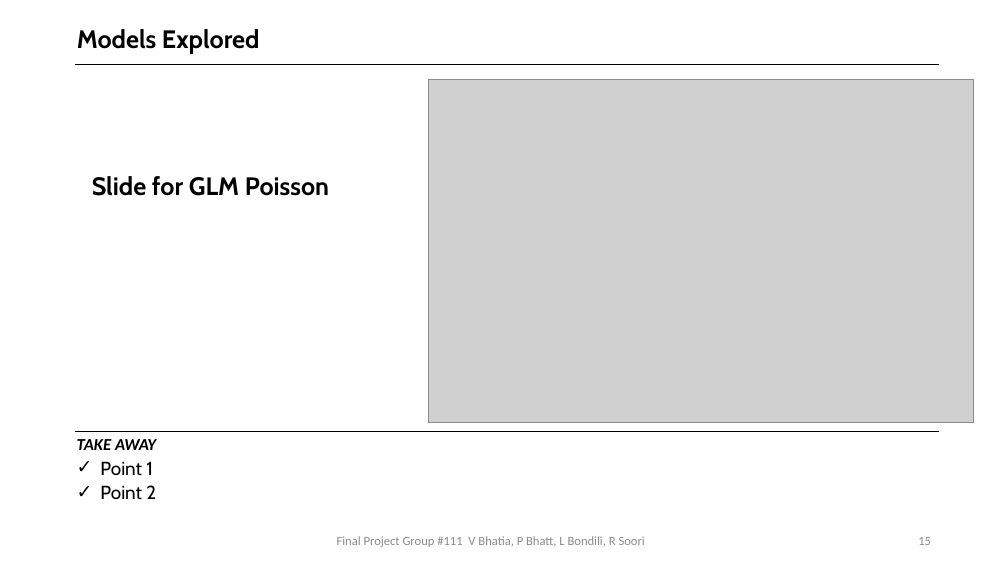
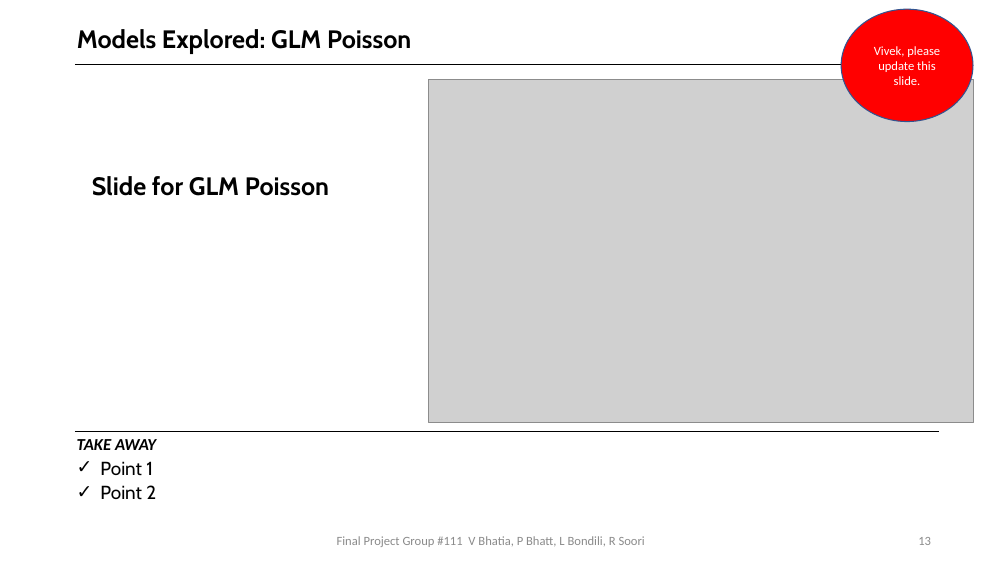
Before and after one commit to bhatiavr/cs109b-final-project-111, a slide deck: slide 13 of docs/Forecasting COVID-19 Cases Using SARS-Cov-2 Titers in Wastewater.pptx (slide 15 before the commit). Drawn at 1008x567 pixels with LibreOffice and Linux fonts; fonts in the diff are those of the drawing; grey boxes stand for pictures. Boxes give left, top, right and bottom in pixels: in the first picture for what was removed or moved away, otherwise in the second. Text is boxed around its words. In the diff, an @@ line names an element or a change of style, - is before the commit and + after.

```diff
--- a/docs/Forecasting COVID-19 Cases Using SARS-Cov-2 Titers in Wastewater.pptx
+++ b/docs/Forecasting COVID-19 Cases Using SARS-Cov-2 Titers in Wastewater.pptx
@@ title at (77, 29, 411, 54): text changed @@
-Models Explored
+Models Explored: GLM Poisson
@@ ellipse added at (842, 9, 973, 122), fill #FF0000, outline #325491 1 pt, 12 pt, text #FFFFFF @@
+Vivek, please update this slide.
```
Also in this commit, not shown: 17 other slides changed, 1 slide removed, 1 other file.
